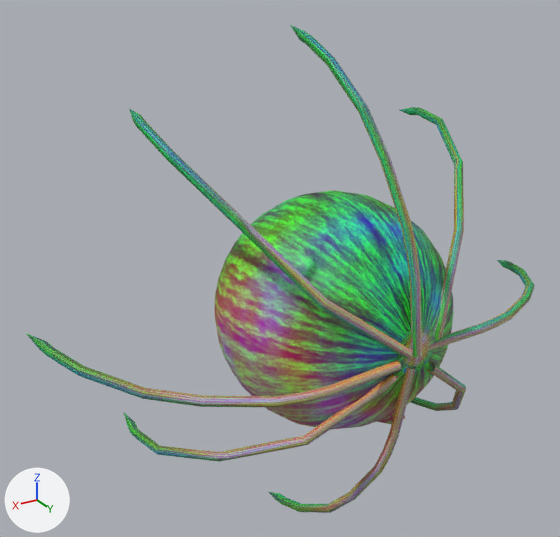
The glTF model Examples/3D/game_assets/models/monster.glb: old version first, new version second.
Camera for both pictures: a camera (50 mm lens) standing at (5.45, 6.41, 4.18) and looking at (0.92, -1.15, 0.4). Arrows for +X, +Y and +Z are at lower left; the lights stay in place. Vertices at the same position are counted once.

The older version as bpy lines, for what is in view:
```python
me_sphere = bpy.data.meshes.new('Sphere')
me_sphere.from_pydata(...)  # 17162 vertices, 33792 faces; spans x -2.93..4.03, y -2.24..1.08, z -3.14..3.26
me_sphere.materials.append(mat_material_001)  # picture img_chironex_t
ob_sphere = bpy.data.objects.new('Sphere', me_sphere)
ob_sphere.location = (0.0, 0.0, 0.0)
```
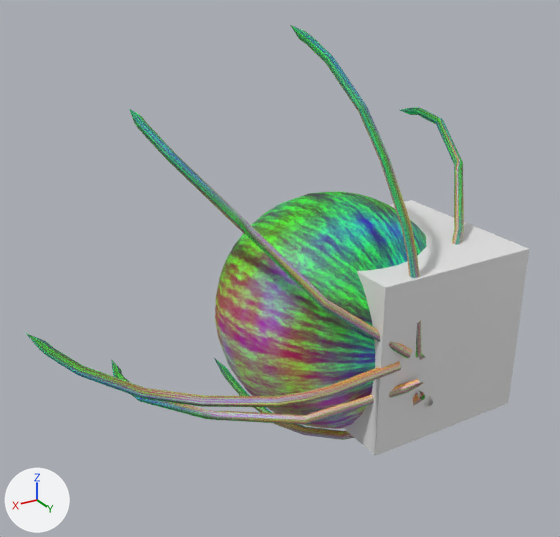
What differs and where, as boxes (x1, y1, x2, y2) in the pictures (560 x 537 px):
'Sphere', reshaped (14% narrower, 15% shorter)
    before: (26, 25, 534, 513)
    after: (26, 25, 464, 440)
'Cube', added
    after: (343, 200, 529, 456)
part 1 of me_sphere, rebuilt (13% wider, 26% shorter)
    before: (124, 373, 401, 462)
    after: (111, 359, 423, 425)
part 2 of me_sphere, rebuilt
    before: (428, 260, 534, 350)
    after: (419, 354, 425, 360)
part 3 of me_sphere, added
    after: (214, 358, 425, 440)
part 4 of me_sphere, deleted
    before: (411, 362, 466, 411)
part 5 of me_sphere, deleted
    before: (269, 367, 416, 513)
part 6 of me_sphere, cut back
    before: (27, 25, 464, 430)
    after: (39, 128, 338, 403)

What changed in the scene script:
```text
Add mat_material:
    mat_material = principled_material('Material')
    mat_material.base_color = (0.8, 0.8, 0.8)  # white #e7e7e7
    mat_material.roughness = 0.4
Change me_sphere:
    used by ob_sphere; location = (0.0, 0.0, 0.0)
    remove me_sphere.from_pydata(...)  # 17162 vertices, 33792 faces; spans x -2.93..4.03, y -2.24..1.08, z -3.14..3.26
    add me_sphere.from_pydata(...)  # 2311 vertices, 4545 faces; spans x -2.5..4.03, y -2.67..1.16, z -1.83..3.26
    me_sphere part 1: the loose piece of 1953 vertices spanning x 0.74..2.8, y -2.16..1.07, z -1.76..-0.02 is rebuilt with 218 vertices and now spans x 0.51..2.93, y -2.18..1.16, z -0.92..-0.11
    me_sphere part 2: the loose piece of 1889 vertices spanning x -2.93..0.35, y -1.19..0.94, z -0.33..0.15 is rebuilt with 241 vertices and now spans x -2.5..0.5, y -1.56..1.02, z -0.47..0.13
    me_sphere part 3: a new loose piece of 211 vertices spanning x 0.41..1.19, y -2.62..1.09, z -1.83..-0.35, in mat_material_001 (picture img_monster_t)
    me_sphere part 4: the loose piece of 1889 vertices spanning x -1.63..0.29, y -1.67..1.0, z -2.47..-0.1 is deleted
    me_sphere part 5: the loose piece of 1889 vertices spanning x 0.51..1.02, y -1.37..1.02, z -3.14..-0.03 is deleted
    me_sphere part 6: 11 vertices moved within x -0.9..3.92, y -0.85..0.99, z -0.04..2.3; 8112 vertices removed from x -1.77..4.0, y -2.11..1.08, z -1.35..3.24
Add me_cube:
    me_cube.from_pydata(...)  # a box spanning x -1.0..1.0, y -1.0..1.0, z -1.0..1.0
    me_cube.materials.append(mat_material)  # white #e7e7e7
Add ob_cube:
    ob_cube = bpy.data.objects.new('Cube', me_cube)
    ob_cube.location = (0.0, 0.0, 0.0)
```
